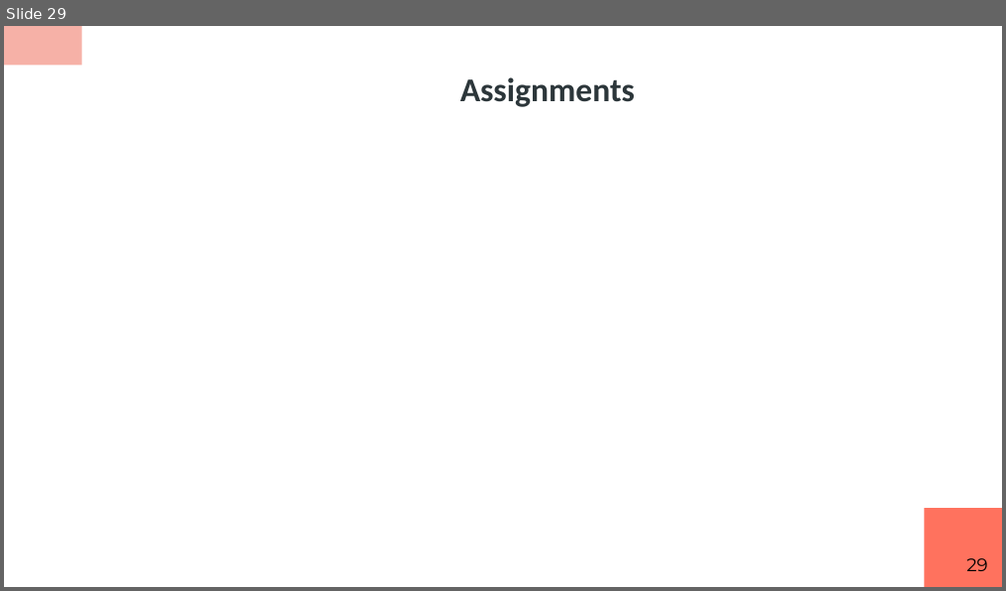
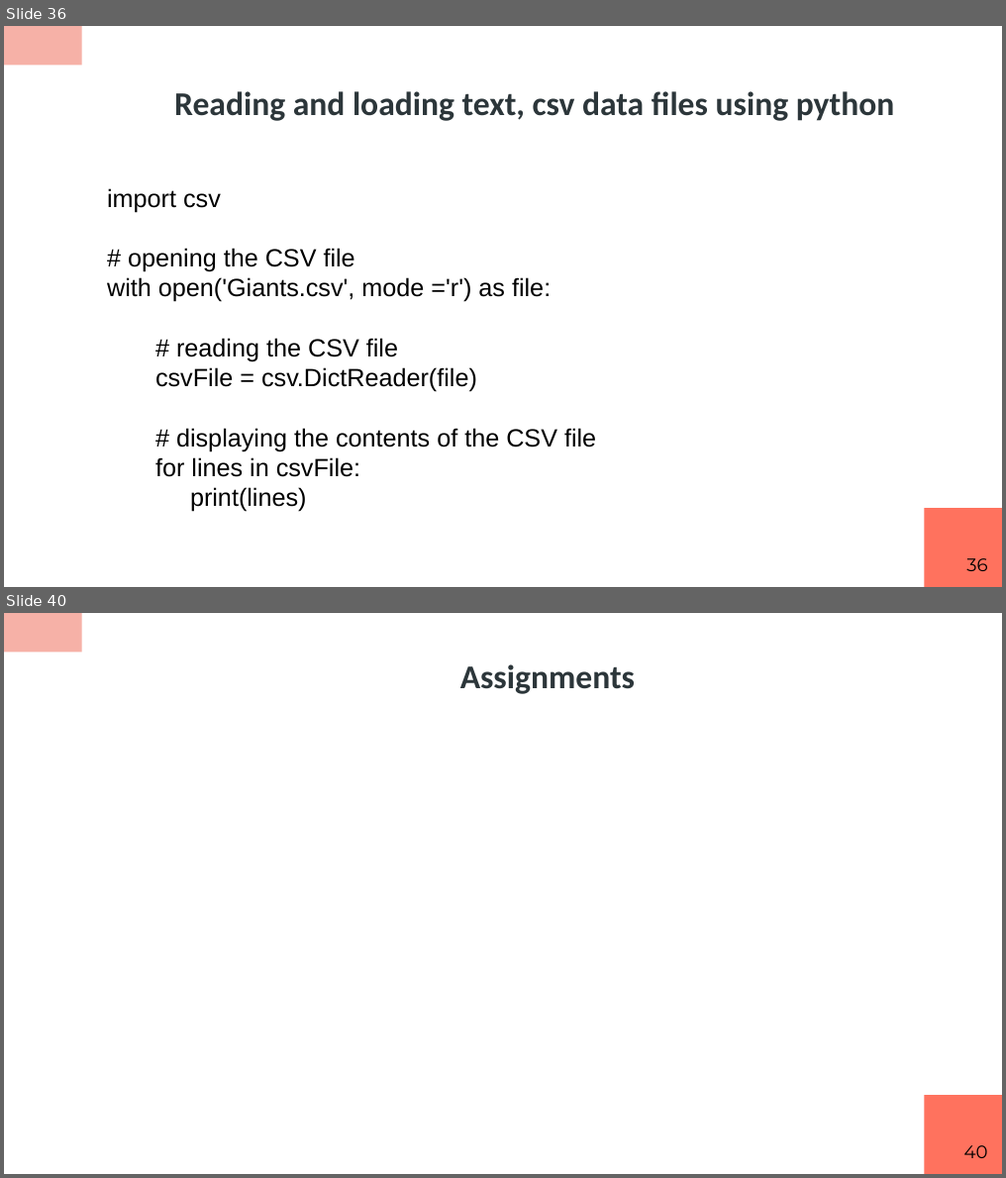
Before and after one commit to RashmivernekarN/ai_with_python_keonics, a slide deck: module2/ppt/Python Scripting.pptx. Shown one above the other, each under a label of ours: slide 29 before the commit, slides 36 and 40 after it; the slides between them are not shown. The pictures are 1006x591 and 1006x1178 pixels, drawn with LibreOffice and Linux fonts; fonts in the diff are those of the drawing. Boxes give left, top, right and bottom in pixels: in the first picture for what was removed or moved away, otherwise in the second. Text is boxed around its words. In the diff, an @@ line names an element or a change of style, - is before the commit and + after.

```diff
--- a/module2/ppt/Python Scripting.pptx
+++ b/module2/ppt/Python Scripting.pptx
@@ slide 36 added at (4,26,1002,587), background #FFFFFF; not listed: 2 template elements that a slide beside it also shows @@
@@ title added at (174,91,895,121), 24 pt, text #2C363A, bold @@
+Reading and loading text, csv data files using python
@@ text added at (107,188,596,512), 18 pt, text #000000 @@
+import csv
+# opening the CSV file
+with open('Giants.csv', mode ='r') as file:
+# reading the CSV file
+csvFile = csv.DictReader(file)
+# displaying the contents of the CSV file
+for lines in csvFile:
+print(lines)
@@ page number added at (966,559,987,571), 13 pt, text #000000 @@
+36
@@ what was slide 29 is now slide 40 @@
@@ page number at (964,1146,988,1158): text changed @@
-29
+40
```
Also in this commit, not shown: 4 slides changed, 10 other slides added, 4 other files.
